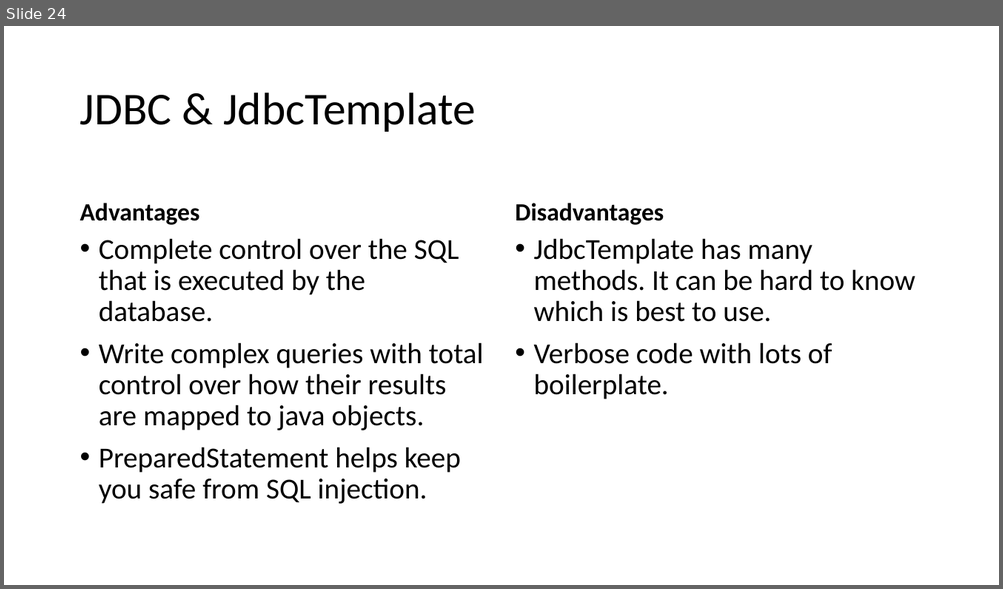
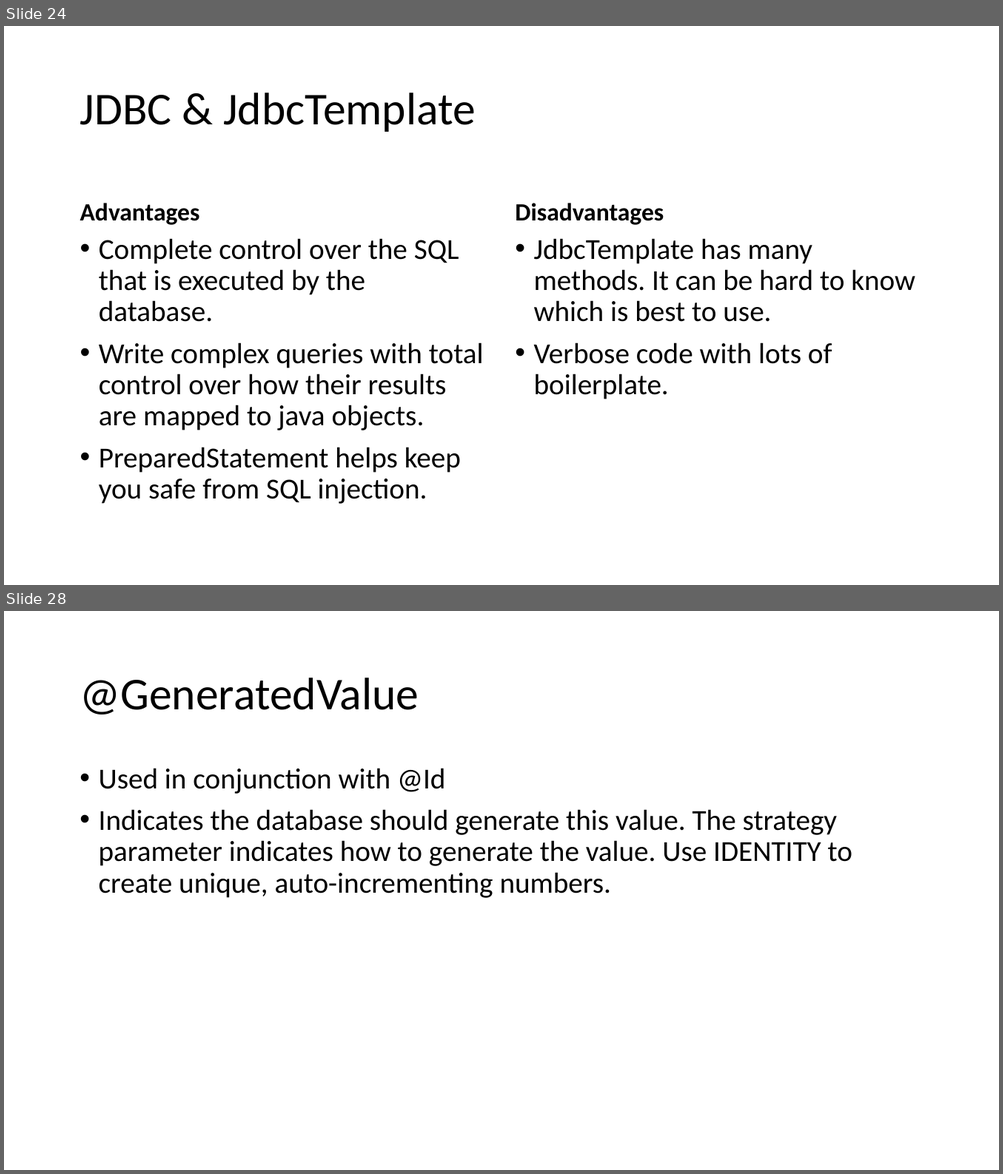
Before and after one commit to ryl/cybr406-2020, a slide deck: files/databases.pptx. Shown one above the other, each under a label of ours: slide 24 before the commit, slides 24 and 28 after it; the slides between them are not shown. The pictures are 1003x589 and 1003x1174 pixels, drawn with LibreOffice and Linux fonts; fonts in the diff are those of the drawing. Boxes give left, top, right and bottom in pixels: in the first picture for what was removed or moved away, otherwise in the second. Text is boxed around its words. In the diff, an @@ line names an element or a change of style, - is before the commit and + after.

```diff
--- a/files/databases.pptx
+++ b/files/databases.pptx
@@ slide 28 added at [4, 611, 999, 1170], background #FFFFFF @@
@@ title added at [79, 678, 418, 715], 44 pt, text #000000 @@
+@GeneratedValue
@@ text added at [99, 768, 852, 898], 28 pt, text #000000 @@
+• Used in conjunction with @Id
+• Indicates the database should generate this value. The strategy parameter indicates how to generate the value. Use IDENTITY to create unique, auto-incrementing numbers.
```
Also in this commit, not shown: 13 other slides added, 2 other files.
